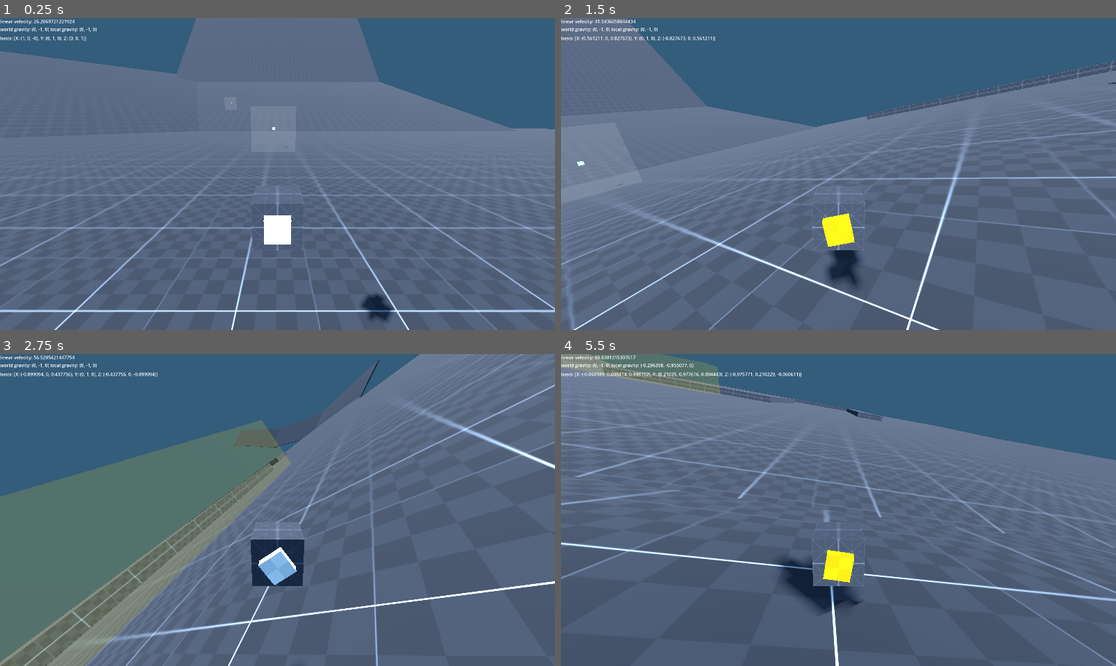
Above: before the commit, frames 1-4 (two rows, left to right).
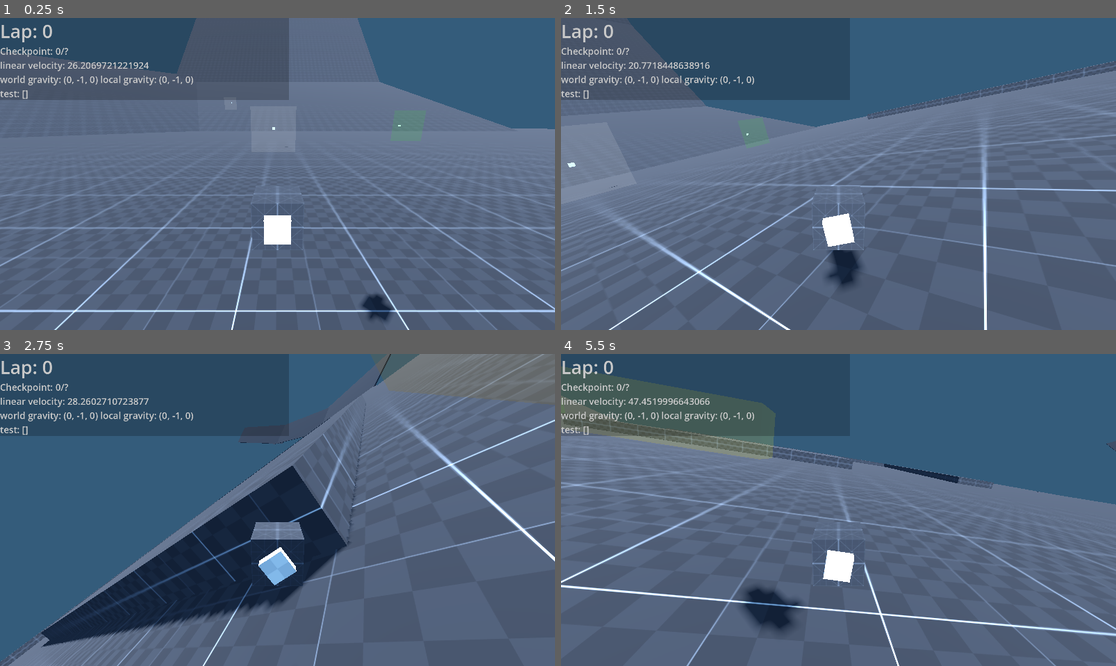
Above: after the commit, the same moments.

Repository: CactusHertz/car-test
Game: Godot game, scene res://level.tscn
Same seed, same stepped clock (60 frames per second), same inputs: the game is played once before the commit and once after it.
Inputs:
- Up to frame 1 (0.25 s): no input
- Up to frame 2 (1.5 s): hold D (move_right) 0.53-1.28 s; hold Space (boost) 0.53-1.28 s; hold S (move_back) from 1.28 s (still down); tap Space (boost) at 1.35 s
- Up to frame 3 (2.75 s): release S (move_back) at 2.03 s; hold D (move_right) from 2.03 s (still down); hold Shift (drift) from 2.03 s (still down); tap Space (boost) at 2.3 s
- Up to frame 4 (5.5 s): release D (move_right) at 2.78 s; release Shift (drift) at 2.78 s; hold W (move_forward) 2.78-3.53 s; tap Space (boost) at 2.85, 4.55 s; hold Space (boost) 3.53-4.28 s; hold A (move_left) 3.53-5.03 s; tap Shift (drift) at 4.35 s; hold S (move_back) from 5.03 s (still down); hold Space (boost) from 5.03 s (still down)

The runs differ from the first frame. In frame 1, 13% of the frame differs, in the area x 0-73%, y 0-35%; in frame 2, 19%; in frame 3, 48%, in the area x 0-100%, y 0-100%; in frame 4, 31%.

Commit message:
Add lap system

Diff:
--- a/Car_rb.gd
+++ b/Car_rb.gd
@@ -23,9 +23,10 @@
 @onready var camera_3d = $CameraAnchor/Camera3D
 
 
-@onready var mph_lable : Label = $UI/mph
-@onready var gravity_lable : Label = $UI/gravity
-@onready var basis_lable : Label = $UI/basis
+@onready var lap : Label = $UI/MarginContainer/VBoxContainer/Lap
+@onready var mph_lable : Label = $UI/MarginContainer/VBoxContainer/Mph
+@onready var gravity_lable : Label = $UI/MarginContainer/VBoxContainer/Gravity
+@onready var basis_lable : Label = $UI/MarginContainer/VBoxContainer/Basis
 
 var move_direction := Vector3.ZERO
 var last_strong_direction := Vector3.BACK
@@ -34,6 +35,9 @@
 var target_direction := Vector3.BACK
 
 var spawn_location : Transform3D
+var checkpoints : Array[Area3D]
+@export_range(1,10,1) var num_checkpoints := 1
+var curr_lap := 0
 var max_depth := -30.0
 
 func _ready() -> void:
@@ -52,11 +56,10 @@
 # state.step = delta
 func _integrate_forces(state) -> void:
 
-	if Input.is_action_pressed("boost"):
+	'''if Input.is_action_pressed("boost"):
 		start_boost()
 	else:
-		pass
-		#end_boost()
+		end_boost()'''
 
 
 	if position.y < max_depth or Input.is_action_just_pressed("respawn"):
@@ -118,9 +121,10 @@
 	camera_anchor.transform.basis = Basis(new_rot)
 
 func update_ui():
+	lap.text = "Lap: " + str(curr_lap)
 	mph_lable.text = "linear velocity: " + str(linear_velocity.length())
 	gravity_lable.text = "world gravity: " + str(world_gravity) + " local gravity: " + str(local_gravity)
-	basis_lable.text = "basis: " + str(basis)
+	basis_lable.text = "test: " + str(checkpoints)
 
 
 func start_boost():
--- a/Car_rb.tscn
+++ b/Car_rb.tscn
@@ -32,6 +32,7 @@
 continuous_cd = true
 linear_damp = 1.0
 script = ExtResource("1_jy7vu")
+num_checkpoints = 2
 
 [node name="CarBody" type="MeshInstance3D" parent="."]
 unique_name_in_owner = true
--- a/check_point.gd
+++ b/check_point.gd
@@ -6,6 +6,8 @@
 func _on_body_entered(body):
 	if body.is_in_group("car"):
 		body.spawn_location = spawn_point.global_transform
+		if self not in body.checkpoints:
+			body.checkpoints.append(self)
 
 
 
--- /dev/null
+++ b/finish_line.gd
@@ -0,0 +1,9 @@
+extends Area3D
+
+
+
+func _on_body_entered(body):
+	if body.is_in_group("car"):
+		if body.num_checkpoints ==  body.checkpoints.size():
+			body.curr_lap +=1
+			body.checkpoints.clear()
--- /dev/null
+++ b/finish_line.tscn
@@ -0,0 +1,36 @@
+[gd_scene load_steps=6 format=3 uid="uid://d0rep2aemfu0g"]
+
+[ext_resource type="Script" path="res://finish_line.gd" id="1_g7h4v"]
+
+[sub_resource type="BoxShape3D" id="BoxShape3D_4o07c"]
+size = Vector3(16, 16, 4)
+
+[sub_resource type="StandardMaterial3D" id="StandardMaterial3D_2s0om"]
+transparency = 1
+albedo_color = Color(0.12549, 1, 0, 0.109804)
+
+[sub_resource type="BoxMesh" id="BoxMesh_uv1ns"]
+size = Vector3(16, 16, 1)
+
+[sub_resource type="BoxMesh" id="BoxMesh_pa1ua"]
+
+[node name="FinishLine" type="Area3D"]
+script = ExtResource("1_g7h4v")
+
+[node name="Hitbox" type="CollisionShape3D" parent="."]
+transform = Transform3D(1, 0, 0, 0, 1, 0, 0, 0, 1, 0, 8, 0)
+shape = SubResource("BoxShape3D_4o07c")
+
+[node name="SpawnPoint" type="Node3D" parent="."]
+transform = Transform3D(1, 0, 0, 0, 1, 0, 0, 0, 1, 0, 8, 0)
+
+[node name="VisualArea" type="MeshInstance3D" parent="."]
+transform = Transform3D(1, 0, 0, 0, 1, 0, 0, 0, 1, 0, 8, 0)
+material_override = SubResource("StandardMaterial3D_2s0om")
+mesh = SubResource("BoxMesh_uv1ns")
+
+[node name="VisualPointer" type="MeshInstance3D" parent="."]
+transform = Transform3D(1, 0, 0, 0, 1, 0, 0, 0, 1, 0, 8, -8)
+mesh = SubResource("BoxMesh_pa1ua")
+
+[connection signal="body_entered" from="." to="." method="_on_body_entered"]
--- a/level.tscn
+++ b/level.tscn
@@ -1,9 +1,10 @@
-[gd_scene load_steps=10 format=3 uid="uid://bt2tx543l1elf"]
+[gd_scene load_steps=11 format=3 uid="uid://bt2tx543l1elf"]
 
 [ext_resource type="Texture2D" uid="uid://bdtms0r6m378d" path="res://Textures/texture_07.png" id="1_sobvr"]
 [ext_resource type="PackedScene" uid="uid://bb8x763ruul7r" path="res://Car_rb.tscn" id="2_xqhmb"]
 [ext_resource type="PackedScene" uid="uid://do7kjl84jbw43" path="res://check_point.tscn" id="3_1kxrf"]
 [ext_resource type="PackedScene" uid="uid://c47d23skd8f0x" path="res://boost_zone.tscn" id="4_px4ug"]
+[ext_resource type="PackedScene" uid="uid://d0rep2aemfu0g" path="res://finish_line.tscn" id="5_gahx1"]
 
 [sub_resource type="Environment" id="Environment_esxsr"]
 background_mode = 1
@@ -243,3 +244,6 @@
 
 [node name="BoostZone" parent="." instance=ExtResource("4_px4ug")]
 transform = Transform3D(1, 0, 0, 0, 1, 0, 0, 0, 1, -62.2206, 7.62939e-06, 37.2832)
+
+[node name="FinishLine" parent="." instance=ExtResource("5_gahx1")]
+transform = Transform3D(1, 0, 0, 0, 1, 0, 0, 0, 1, 72.2985, 0, -118.514)
--- a/ui.tscn
+++ b/ui.tscn
@@ -2,19 +2,43 @@
 
 [node name="UI" type="CanvasLayer"]
 
-[node name="mph" type="Label" parent="."]
-offset_right = 40.0
-offset_bottom = 23.0
+[node name="MarginContainer" type="MarginContainer" parent="."]
+offset_right = 236.0
+offset_bottom = 284.0
+
+[node name="VBoxContainer" type="VBoxContainer" parent="MarginContainer"]
+layout_mode = 2
+
+[node name="Lap" type="Label" parent="MarginContainer/VBoxContainer"]
+layout_mode = 2
+theme_override_font_sizes/font_size = 64
+text = "Lap: "
+
+[node name="Checkpoint" type="Label" parent="MarginContainer/VBoxContainer"]
+layout_mode = 2
+theme_override_font_sizes/font_size = 32
+text = "Checkpoint: 0/?"
+
+[node name="Mph" type="Label" parent="MarginContainer/VBoxContainer"]
+layout_mode = 2
+theme_override_font_sizes/font_size = 32
 text = "linear velocity: "
 
-[node name="gravity" type="Label" parent="."]
-offset_top = 27.0
-offset_right = 40.0
-offset_bottom = 50.0
+[node name="Gravity" type="Label" parent="MarginContainer/VBoxContainer"]
+layout_mode = 2
+theme_override_font_sizes/font_size = 32
 text = "gravity: "
 
-[node name="basis" type="Label" parent="."]
-offset_top = 58.0
+[node name="Basis" type="Label" parent="MarginContainer/VBoxContainer"]
+layout_mode = 2
+theme_override_font_sizes/font_size = 32
+text = "basis:"
+
+[node name="ColorRect" type="ColorRect" parent="MarginContainer"]
+custom_minimum_size = Vector2(1000, 2.08165e-12)
+layout_mode = 2
+color = Color(0, 0, 0, 0.215686)
+
+[node name="MarginContainer2" type="MarginContainer" parent="."]
 offset_right = 40.0
-offset_bottom = 81.0
-text = "basis:"
+offset_bottom = 40.0
Not shown: 2 places in check_point.tscn that only renumber resources
